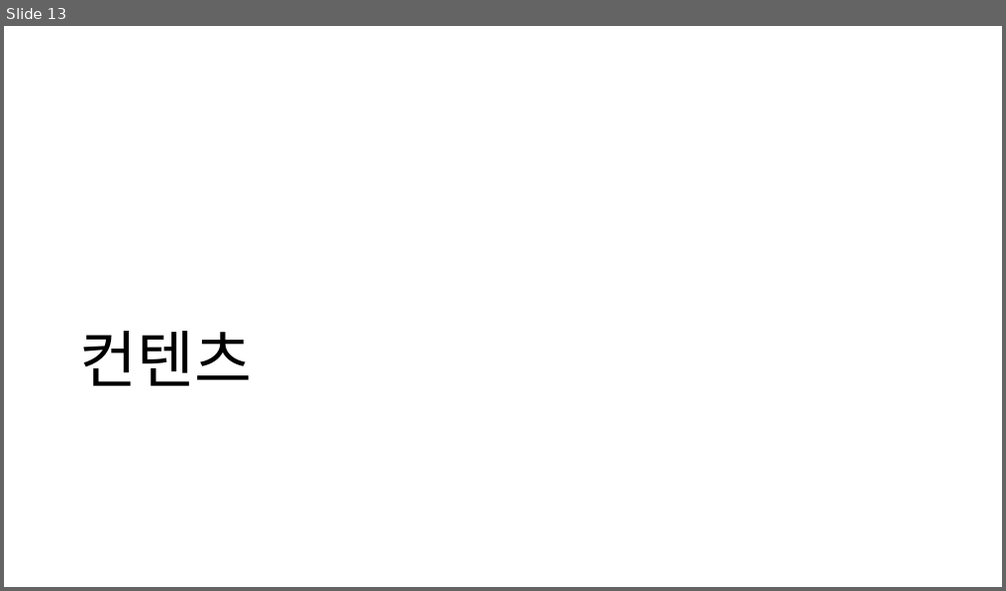
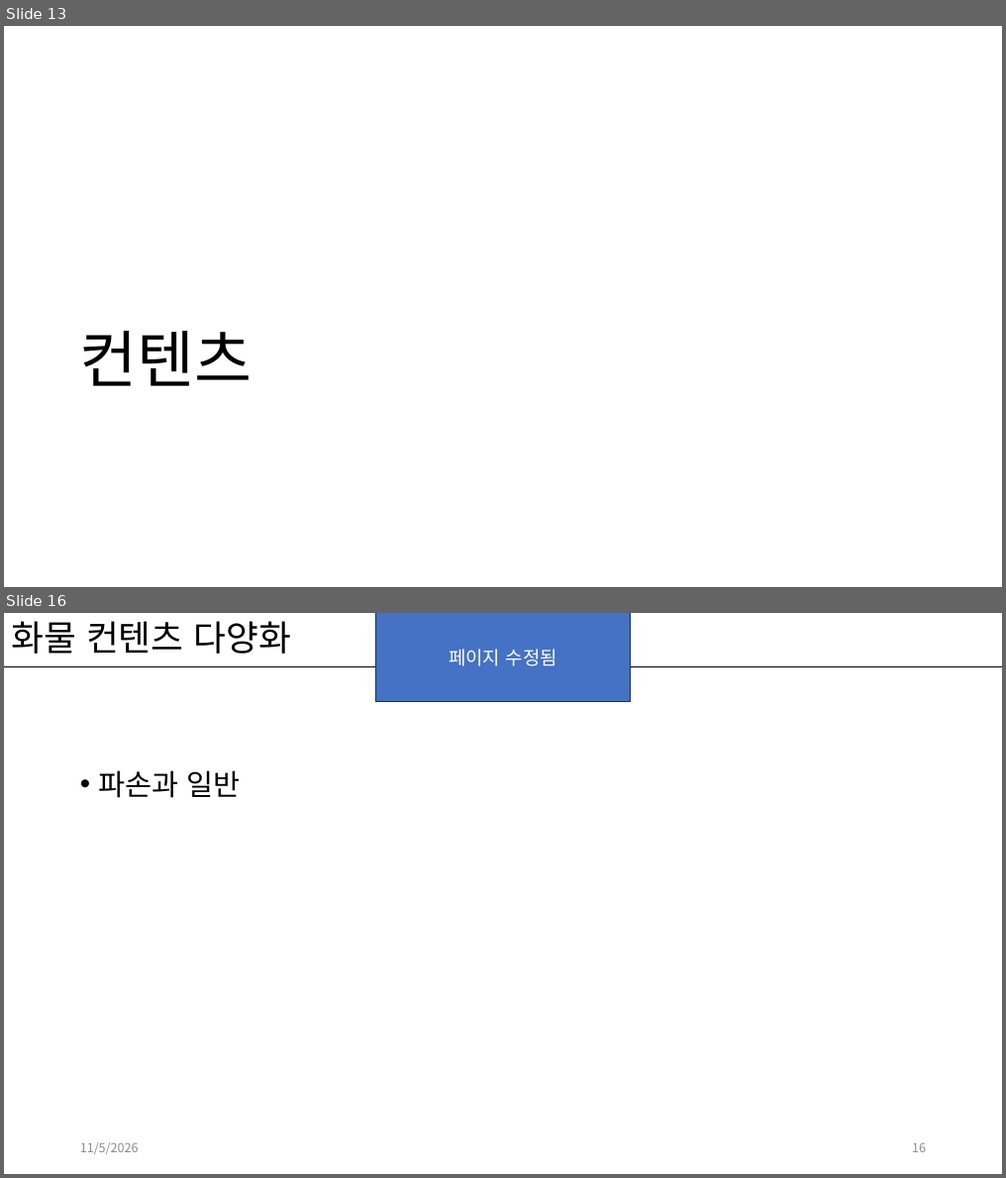
Before and after one commit to kwakyerin/2026_Graduation_Project, a slide deck: documents/HyunahKwon/01_works/01_designing/01_for_teammates/배트와 달트_기획.pptx. Shown one above the other, each under a label of ours: slide 13 before the commit, slides 13 and 16 after it; the slides between them are not shown. The pictures are 1006x591 and 1006x1178 pixels, drawn with LibreOffice and Linux fonts; fonts in the diff are those of the drawing. Boxes give left, top, right and bottom in pixels: in the first picture for what was removed or moved away, otherwise in the second. Text is boxed around its words. In the diff, an @@ line names an element or a change of style, - is before the commit and + after.

```diff
--- a/documents/HyunahKwon/01_works/01_designing/01_for_teammates/배트와 달트_기획.pptx
+++ b/documents/HyunahKwon/01_works/01_designing/01_for_teammates/배트와 달트_기획.pptx
@@ slide 16 added at (4, 613, 1002, 1174), background #FFFFFF @@
@@ title added at (12, 621, 291, 654), 34 pt, text #000000 @@
+화물 컨텐츠 다양화
@@ rectangle added at (375, 613, 631, 701), fill #4472C4, outline #1E3256 1 pt, 18 pt, text #FFFFFF @@
+페이지 수정됨
@@ line added from (4, 666) to (1002, 666), #000000 1 pt @@
@@ text added at (99, 770, 241, 798), 28 pt, text #000000 @@
+• 파손과 일반
@@ text added at (80, 1143, 139, 1155), 12 pt, text #8C8C8C @@
+11/5/2026
@@ page number added at (912, 1144, 926, 1153), 12 pt, text #8C8C8C @@
+16
```
Also in this commit, not shown: 80 slides changed, 13 other slides added, 4 slides removed, 8 other files.
